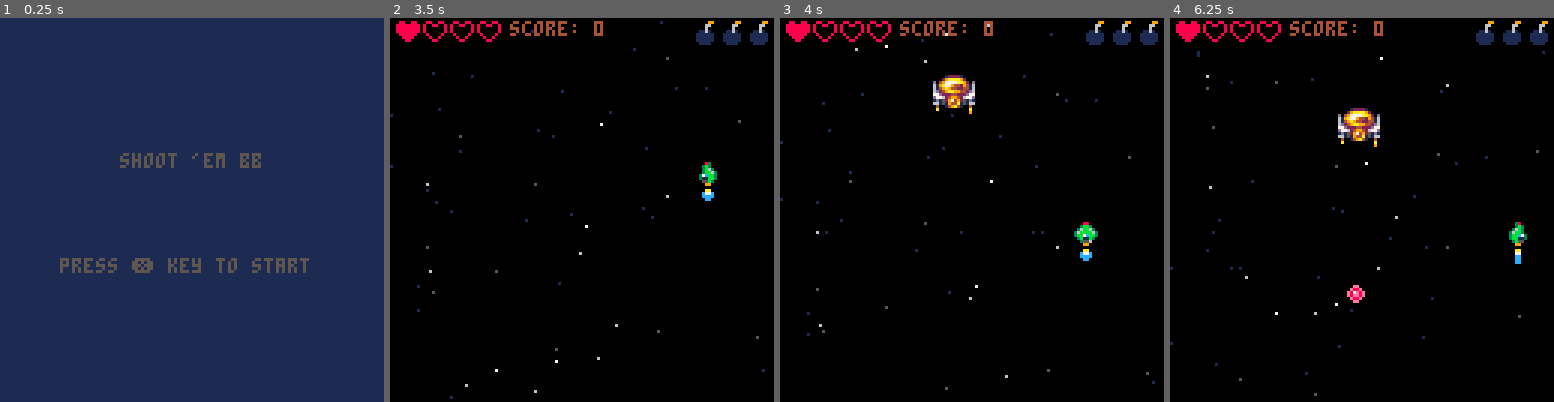
Above: before the commit, frames 1-4 (left to right).
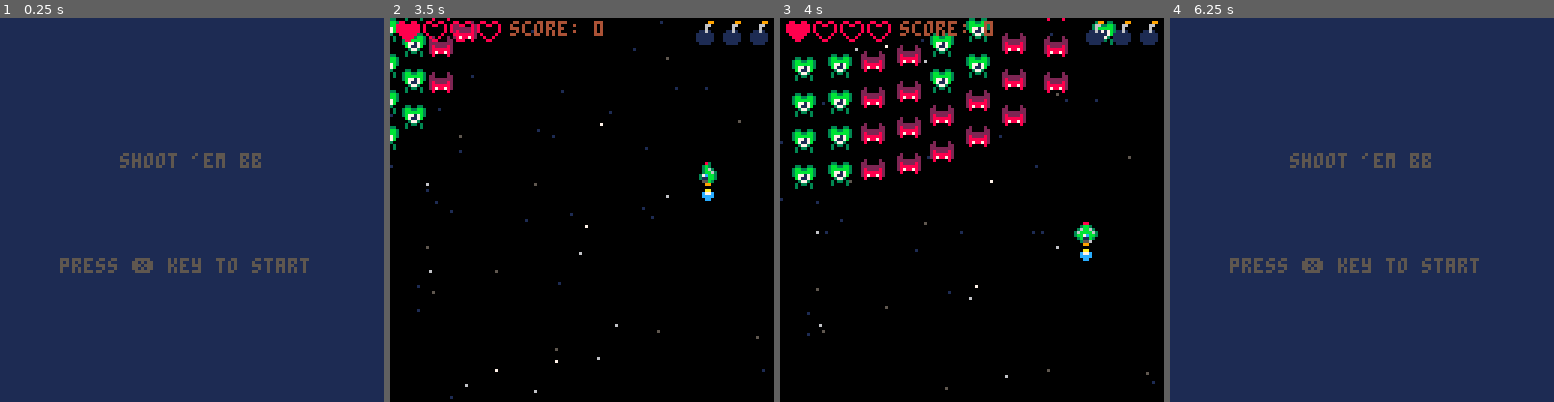
Above: after the commit, the same moments.

Repository: ata-o/shmup
Game: PICO-8 cartridge shmup.p8
The game is run twice, just before and just after one commit, with the same random seed, the same clock (stepped at 60 frames per second) and the same inputs.
Inputs:
- Up to frame 1 (0.25 s): no input
- Up to frame 2 (3.5 s): tap X (X key) at 0.33, 1.07, 1.85, 2.97 s; tap O (Z key) at 0.7, 1.7, 2.1, 2.5, 2.9, 3.3 s; hold Right 1.6-2.1 s; hold Up 2.15-2.42 s; hold Right 2.47-3.03 s; hold Left from 3.08 s (still down)
- Up to frame 3 (4 s): release Left at 3.58 s; hold Down 3.63-3.97 s; tap O (Z key) at 3.7 s
- Up to frame 4 (6.25 s): hold Right 4.02-4.68 s; tap X (X key) at 4.08, 5.2 s; tap O (Z key) every 0.4 s from 4.1 to 6.1 s; hold Up 4.73-5.03 s; hold Left 5.08-5.68 s; hold Down 5.73-6.03 s; hold Right from 6.08 s (still down)

Frame 1 is identical in both runs. In frame 2, 1.8% of the frame differs, in the area x 0-23%, y 0-35%; in frame 3, 8.1%; in frame 4, 99%, in the area x 0-100%, y 0-100%.

Commit message:
feat: aimed shots with atan2

Diff:
--- a/bullets.lua
+++ b/bullets.lua
@@ -21,6 +21,13 @@
 	for i=1,num do
 		make_ebullet(enem, 1/num*i+base, spd)
 	end
+end
+
+function make_ebullet_aimed(enem, spd)
+	local ang = atan2(ship.y-enem.y, ship.x-enem.x)
+
+	make_ebullet(enem, ang, spd)
+
 end
 
 function make_ebullet(enem, ang, spd)
--- a/enemies.lua
+++ b/enemies.lua
@@ -198,14 +198,11 @@
 			end
 		elseif enem.type==4 then
 			enem.sy=0.2
-
-
-
 			if enem.y>110 then
 				enem.sy=1
 			else
-				if t%30==0 then
-					make_ebullet_spread(enem, 8, 2, rnd())
+				if t%25==0 then
+					make_ebullet_spread(enem, 8, 1.3, rnd())
 				end
 			end
 		end
@@ -255,8 +252,13 @@
 	end
 
 	if myen.act=="protec" then
-		make_ebullet(myen, 0, 2)
-		--make_ebullet_spread(myen, 8, 2)
+		if myen.type==4 then
+			make_ebullet_spread(myen, 8, 1.3, rnd())
+		elseif myen.type==2 then
+			make_ebullet_aimed(myen, 2)
+		else
+			make_ebullet(myen, 0, 2)
+		end
 	end
 end
 
--- a/stages.lua
+++ b/stages.lua
@@ -42,7 +42,7 @@
 			--music(-1, 3000)
 			btnreleased = false
 			start_game()
-			game.wave=3
+			game.wave=1
 			next_wave()
 		end
 	end
